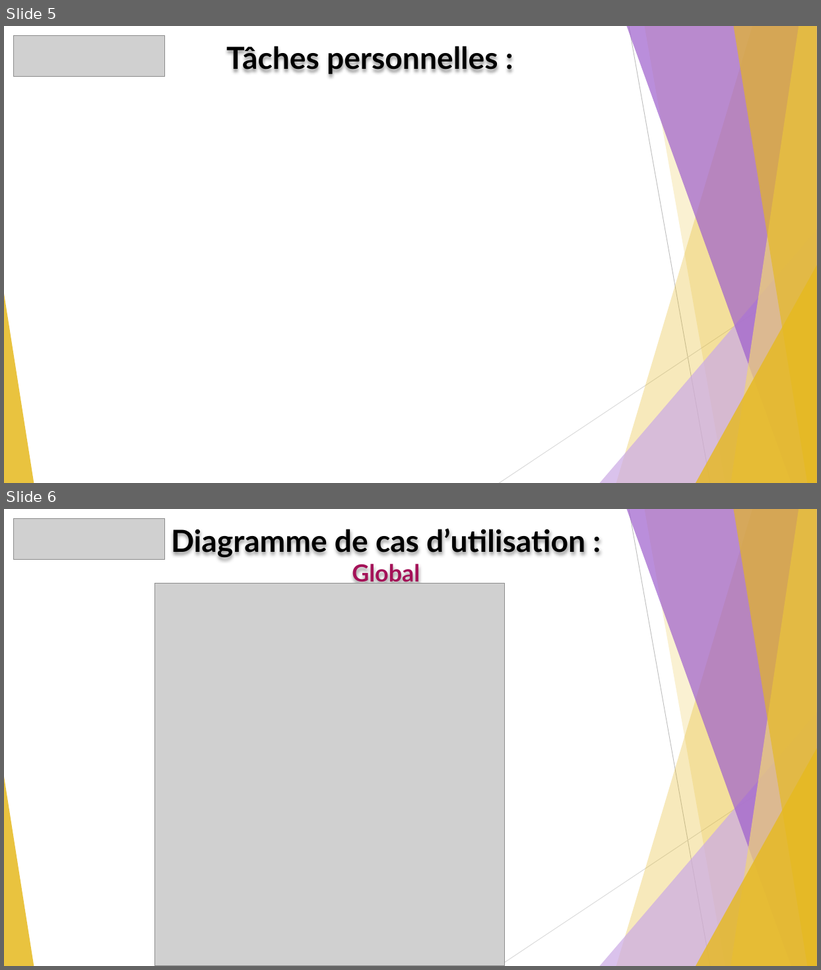
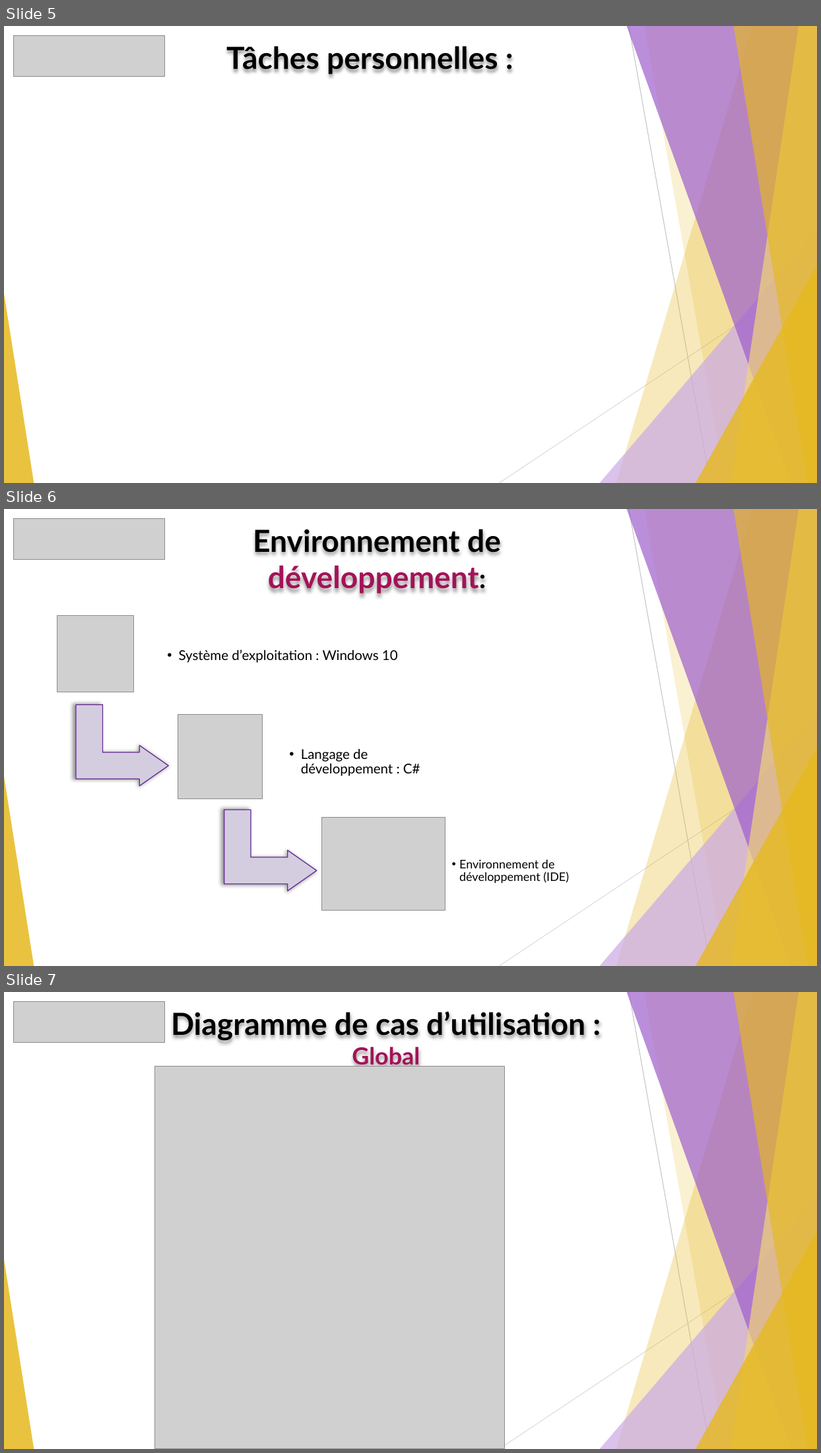
Before and after one commit to GuiguiMvn/Systeme-Escape-Game-Telethon, a slide deck: Nathan/Compte-rendus/REVUE-R2-GUIGAND-SFL6.pptx. Shown one above the other, each under a label of ours: slides 5 and 6 before the commit, slides 5, 6 and 7 after it. The pictures are 821x970 and 821x1453 pixels, drawn with LibreOffice and Linux fonts; fonts in the diff are those of the drawing; grey boxes stand for pictures. Boxes give left, top, right and bottom in pixels: in the first picture for what was removed or moved away, otherwise in the second. Text is boxed around its words. In the diff, an @@ line names an element or a change of style, - is before the commit and + after.

```diff
--- a/Nathan/Compte-rendus/REVUE-R2-GUIGAND-SFL6.pptx
+++ b/Nathan/Compte-rendus/REVUE-R2-GUIGAND-SFL6.pptx
@@ slide 6 added at (4,509,817,966), background #FFFFFF; not listed: 10 template elements that a slide beside it also shows @@
@@ picture added at (14,519,165,560) @@
@@ text added at (253,529,501,594), 36 pt, text #000000, bold @@
+Environnement de développement:
@@ picture added at (57,615,134,692) @@
@@ picture added at (178,714,262,799) @@
@@ picture added at (322,818,446,910) @@
@@ group added at (76,650,569,891): 3 texts, 2 bent up arrows @@
+  • Système d’exploitation : Windows 10
+  • Langage de développement : C#
+  • Environnement de développement (IDE)
@@ what was slide 6 is now slide 7 @@
```
Also in this commit, not shown: 1 slide changed, 6 other files.
